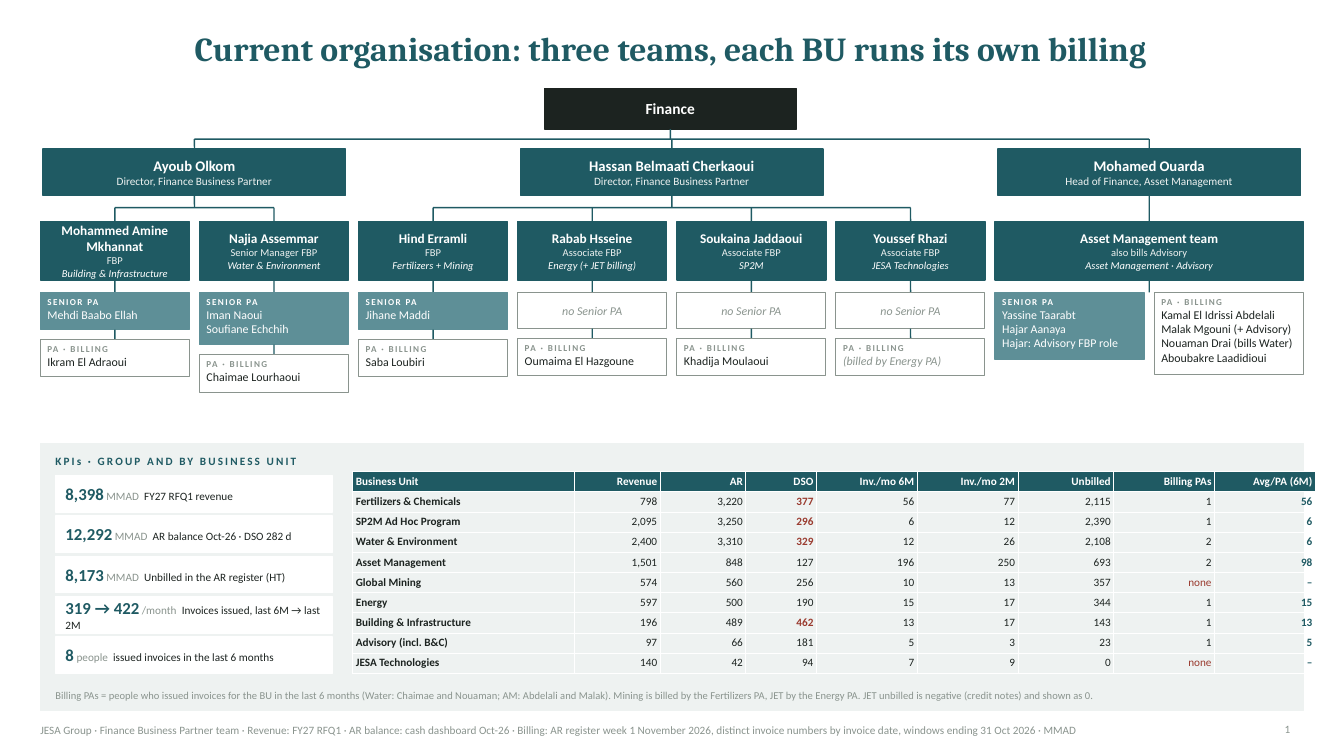
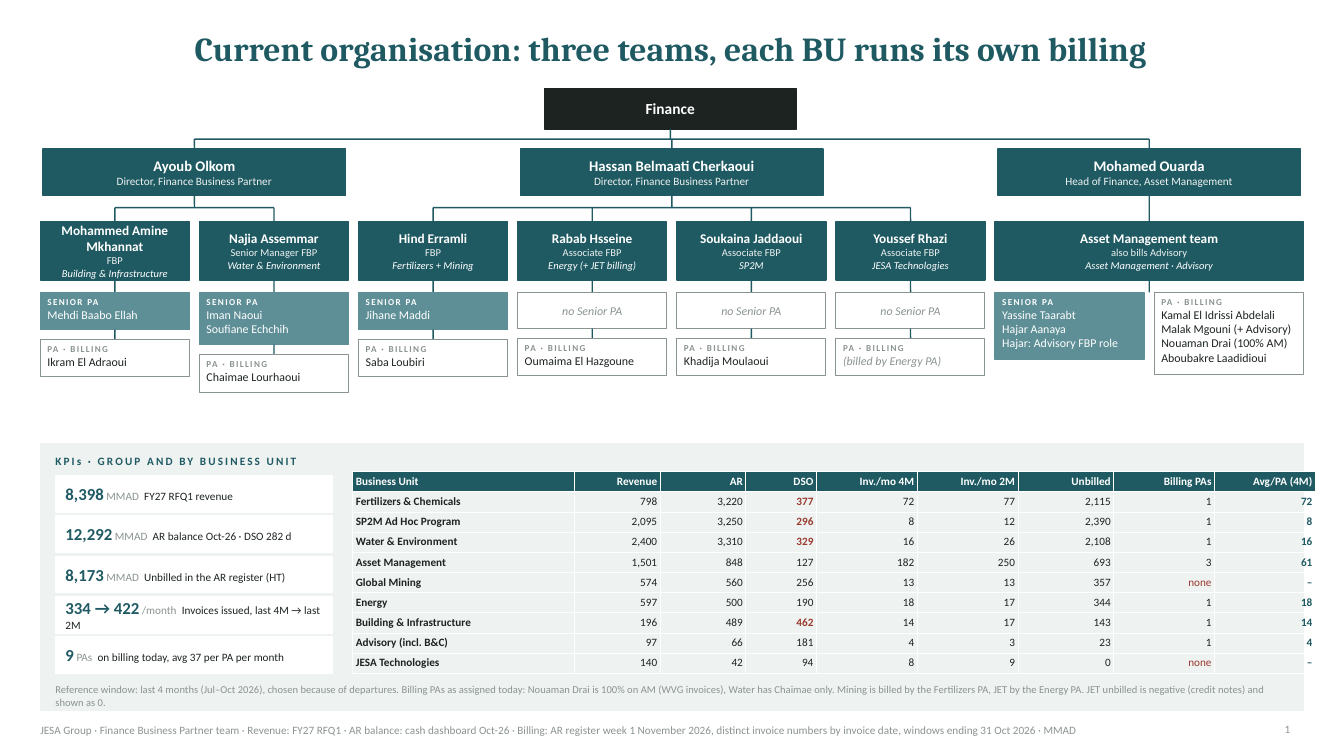
Before and after one commit to cherkaouihassan-art/Skills-Repo, a slide deck: slide 1 of deliverables/FBP_Org_Before_After.pptx. Drawn at 1344x756 pixels with LibreOffice and Linux fonts; fonts in the diff are those of the drawing. Boxes give left, top, right and bottom in pixels: in the first picture for what was removed or moved away, otherwise in the second. Text is boxed around its words. In the diff, an @@ line names an element or a change of style, - is before the commit and + after.

```diff
--- a/deliverables/FBP_Org_Before_After.pptx
+++ b/deliverables/FBP_Org_Before_After.pptx
@@ text at [1161, 338, 1288, 349]: text changed @@
-Nouaman Drai (bills Water)
+Nouaman Drai (100% AM)
@@ table at [353, 472, 1316, 672] @@
-row 1, column 5: Inv./mo 6M
+row 1, column 5: Inv./mo 4M
-row 1, column 9: Avg/PA (6M)
+row 1, column 9: Avg/PA (4M)
-row 2, column 5: 56
+row 2, column 5: 72
-row 2, column 9: 56
+row 2, column 9: 72
-row 3, column 5: 6
+row 3, column 5: 8
-row 3, column 9: 6
+row 3, column 9: 8
-row 4: Water & Environment | 2,400 | 3,310 | 329 | 12 | 26 | 2,108 | 2 | 6
+row 4: Water & Environment | 2,400 | 3,310 | 329 | 16 | 26 | 2,108 | 1 | 16
-row 5: Asset Management | 1,501 | 848 | 127 | 196 | 250 | 693 | 2 | 98
+row 5: Asset Management | 1,501 | 848 | 127 | 182 | 250 | 693 | 3 | 61
-row 6, column 5: 10
+row 6, column 5: 13
-row 7, column 5: 15
+row 7, column 5: 18
-row 7, column 9: 15
+row 7, column 9: 18
-row 8, column 5: 13
+row 8, column 5: 14
-row 8, column 9: 13
+row 8, column 9: 14
-row 9, column 5: 5
+row 9, column 5: 4
-row 9, column 9: 5
+row 9, column 9: 4
-row 10, column 5: 7
+row 10, column 5: 8
@@ text at [65, 603, 320, 629]: text changed @@
-319 → 422 /month Invoices issued, last 6M → last 2M
+334 → 422 /month Invoices issued, last 4M → last 2M
@@ text at [65, 650, 284, 663]: text changed @@
-8 people issued invoices in the last 6 months
+9 PAs on billing today, avg 37 per PA per month
@@ text at [55, 686, 1264, 706]: text changed @@
-Billing PAs = people who issued invoices for the BU in the last 6 months (Water: Chaimae and Nouaman; AM: Abdelali and Malak). Mining is billed by the Fertilizers PA, JET by the Energy PA. JET unbilled is negative (credit notes) and shown as 0.
+Reference window: last 4 months (Jul–Oct 2026), chosen because of departures. Billing PAs as assigned today: Nouaman Drai is 100% on AM (WVG invoices), Water has Chaimae only. Mining is billed by the Fertilizers PA, JET by the Energy PA. JET unbilled is negative (credit notes) and shown as 0.
```
Also in this commit, not shown: 2 other slides changed, 2 slides added, 1 slide removed, 1 other file.
